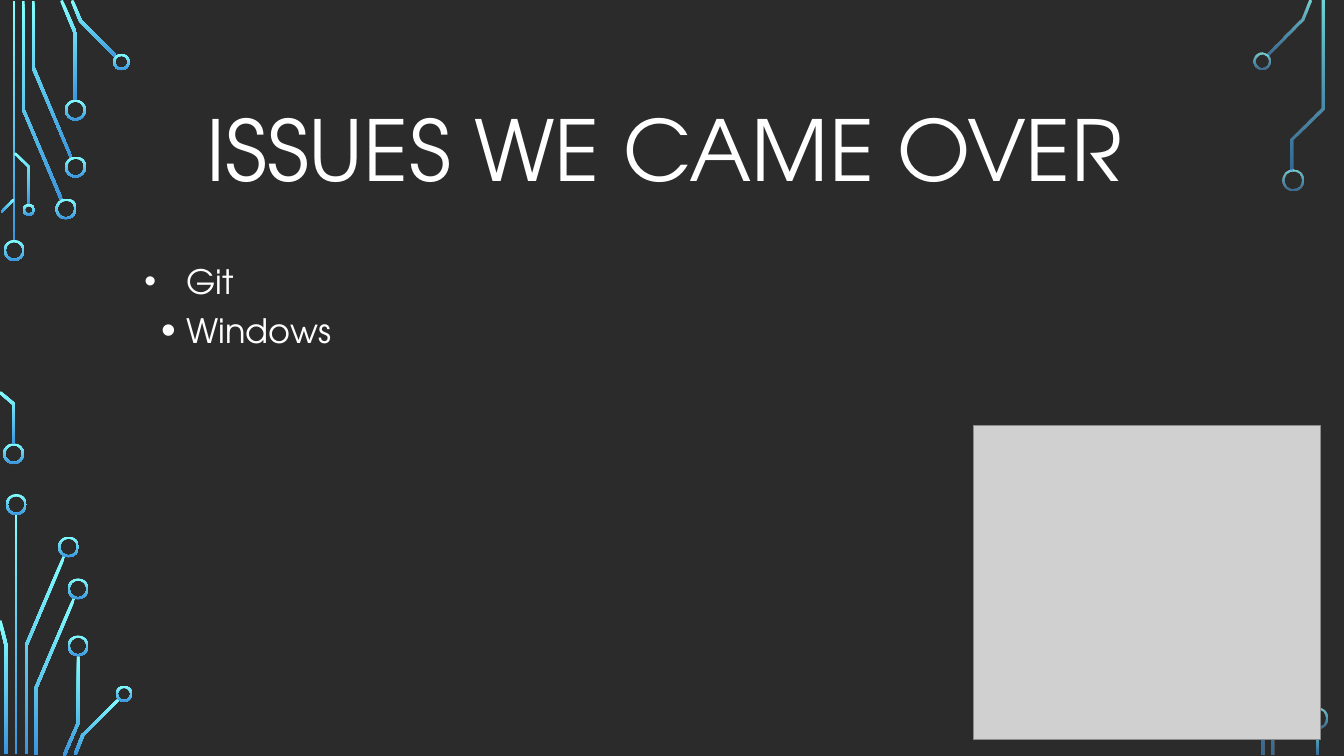
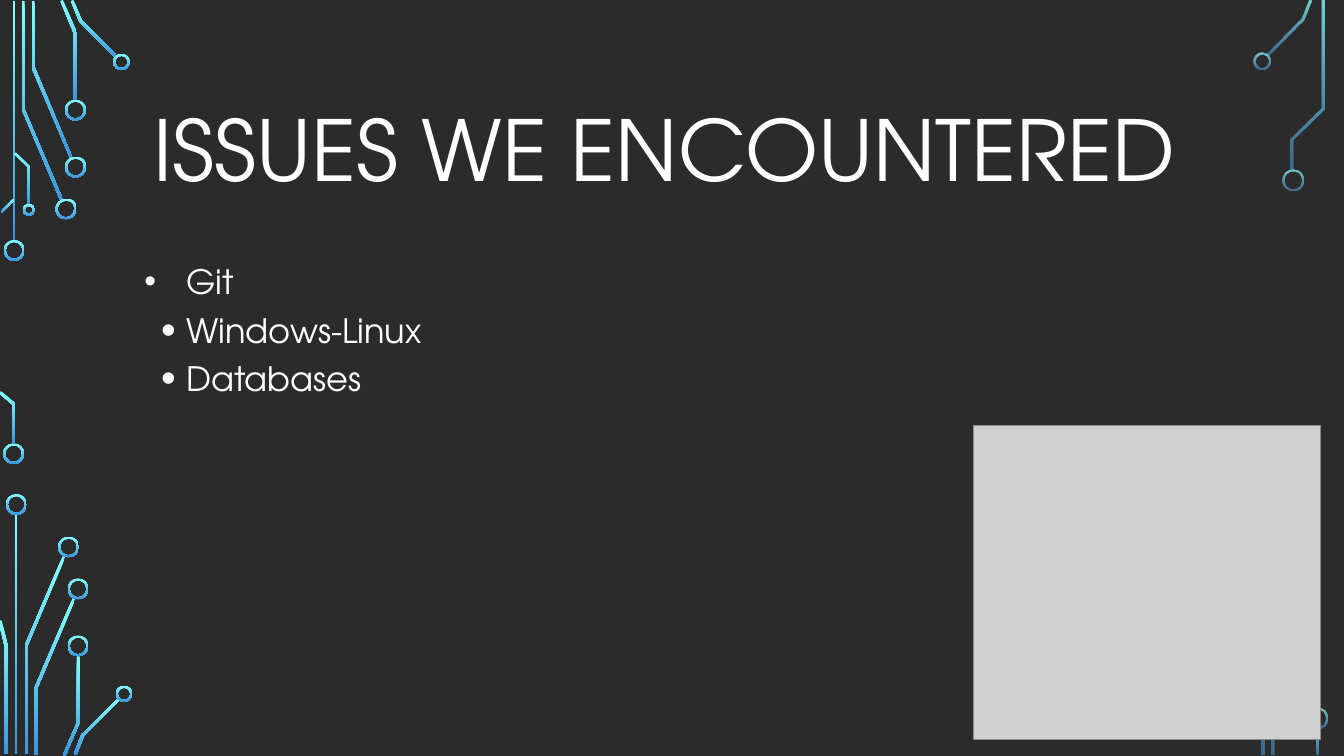
Before and after one commit to CaptainCorin100/PrequelDesign, a slide deck: slide 6 of Budget-SHEETS (1).pptx. Drawn at 1344x756 pixels with LibreOffice and Linux fonts; fonts in the diff are those of the drawing; grey boxes stand for pictures; background and template pictures are left out; a plain dark background stands for a picture behind light text. Boxes give left, top, right and bottom in pixels: in the first picture for what was removed or moved away, otherwise in the second. Text is boxed around its words. In the diff, an @@ line names an element or a change of style, - is before the commit and + after.

```diff
--- a/Budget-SHEETS (1).pptx
+++ b/Budget-SHEETS (1).pptx
@@ title at [154, 118, 1174, 182]: text changed @@
-ISSUES WE CAME OVER
+ISSUES WE ENCOUNTERED
@@ text at [186, 318, 421, 392]: text changed @@
-• Windows
+• Windows-Linux
+• Databases
```
Also in this commit, not shown: 2 other slides changed.
